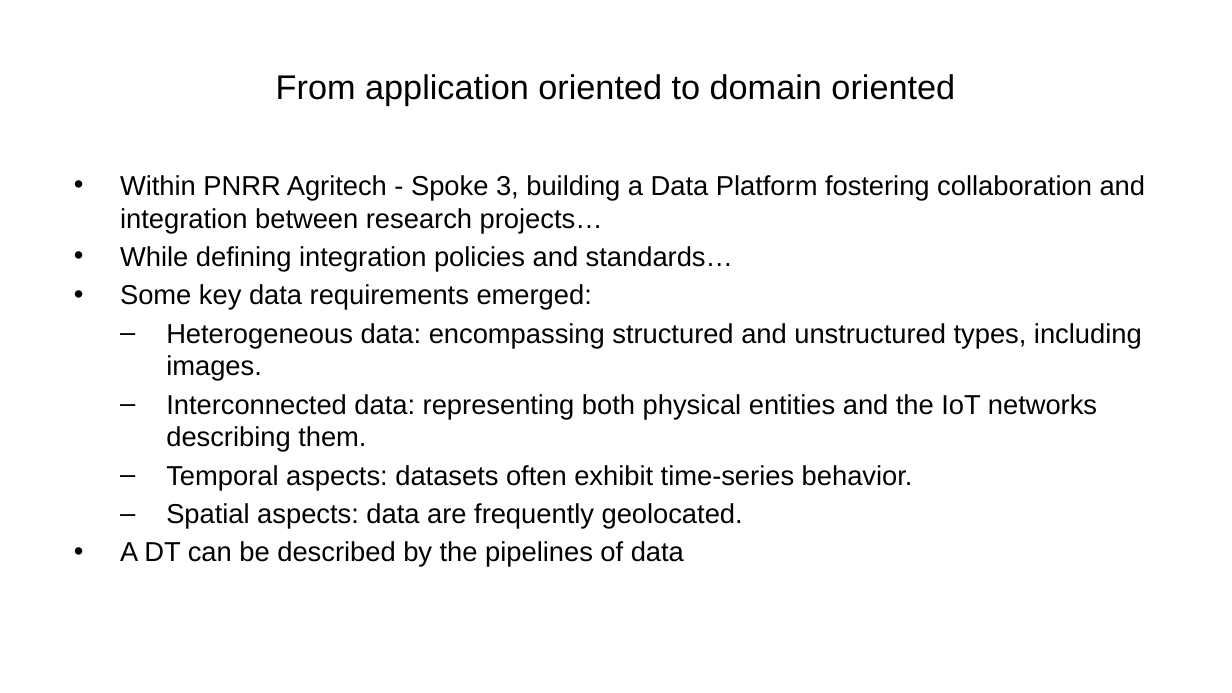
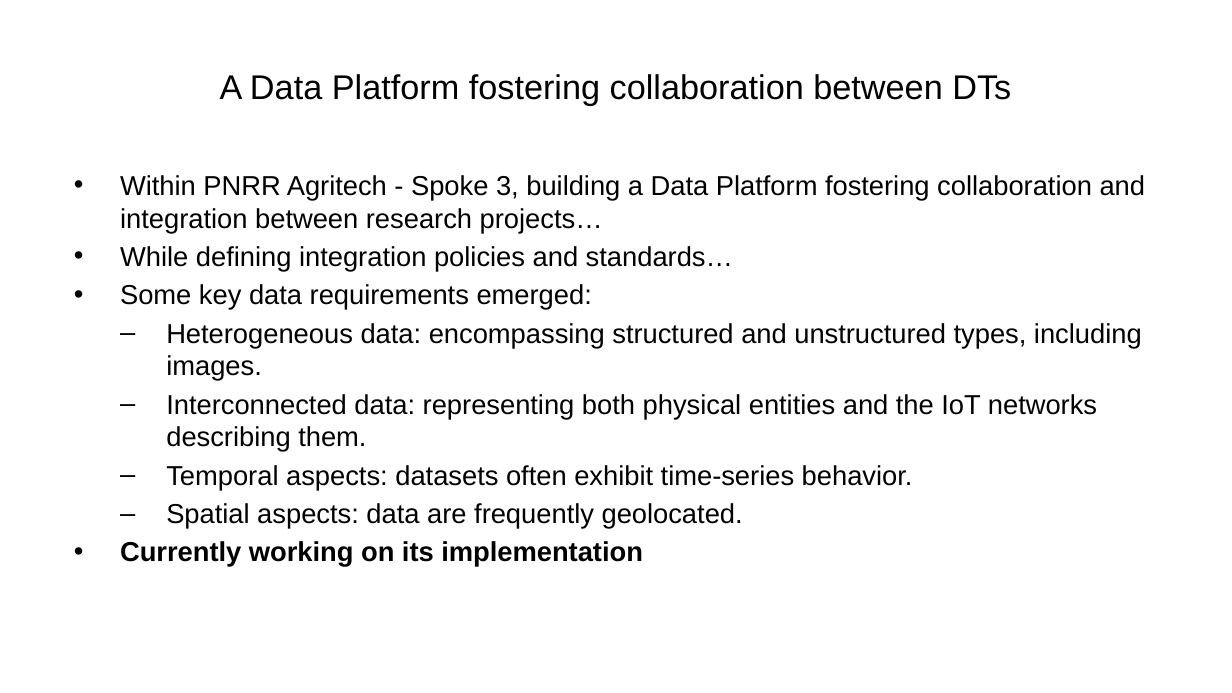
Before and after one commit to ManuelePasini/slides-markdown, a slide deck: slide 7 of phd_secondyear.pptx. Drawn at 1232x693 pixels with LibreOffice and Linux fonts; fonts in the diff are those of the drawing. Boxes give left, top, right and bottom in pixels: in the first picture for what was removed or moved away, otherwise in the second. Text is boxed around its words. In the diff, an @@ line names an element or a change of style, - is before the commit and + after.

```diff
--- a/phd_secondyear.pptx
+++ b/phd_secondyear.pptx
@@ title at [220,74,1011,105]: text changed @@
-From application oriented to domain oriented
+A Data Platform fostering collaboration between DTs
@@ text at [120,541,643,567]: text changed; bold on @@
-• A DT can be described by the pipelines of data
+• Currently working on its implementation
```
Also in this commit, not shown: 1 other slide changed, 3 slides added, 6 other files.
